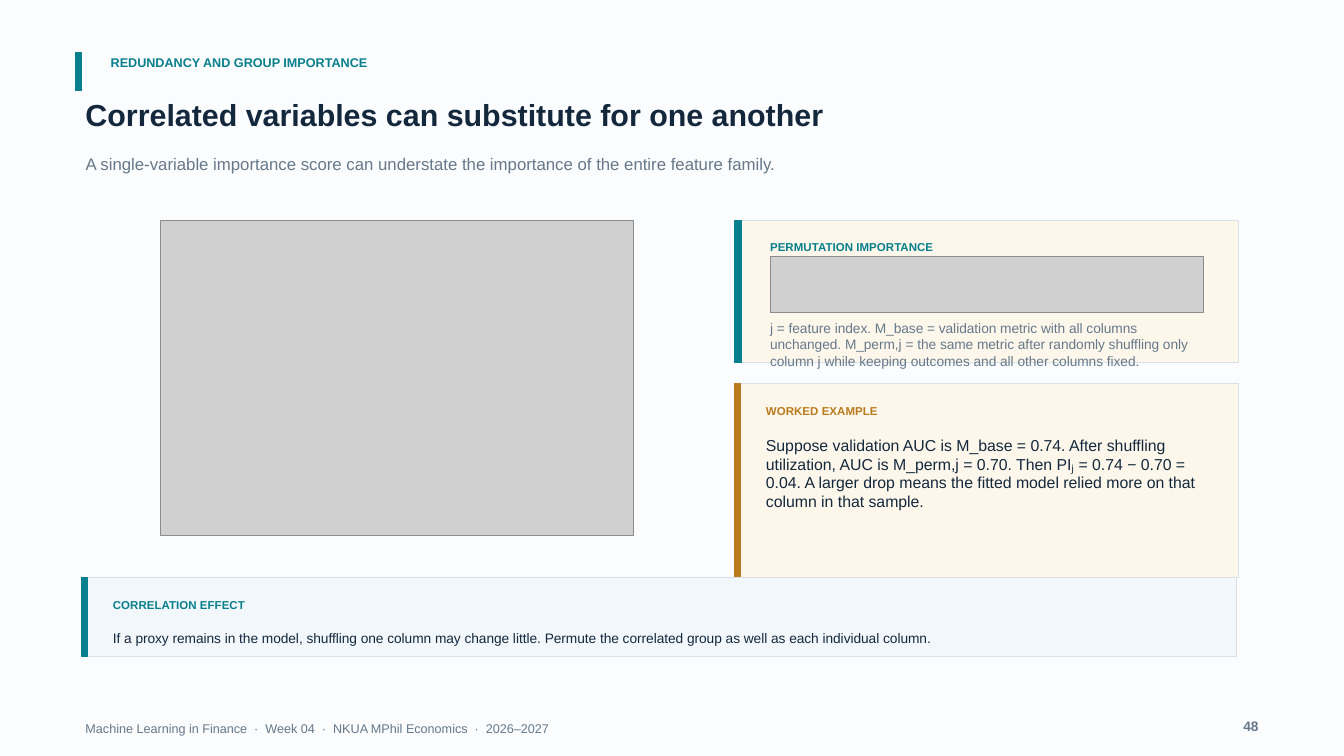
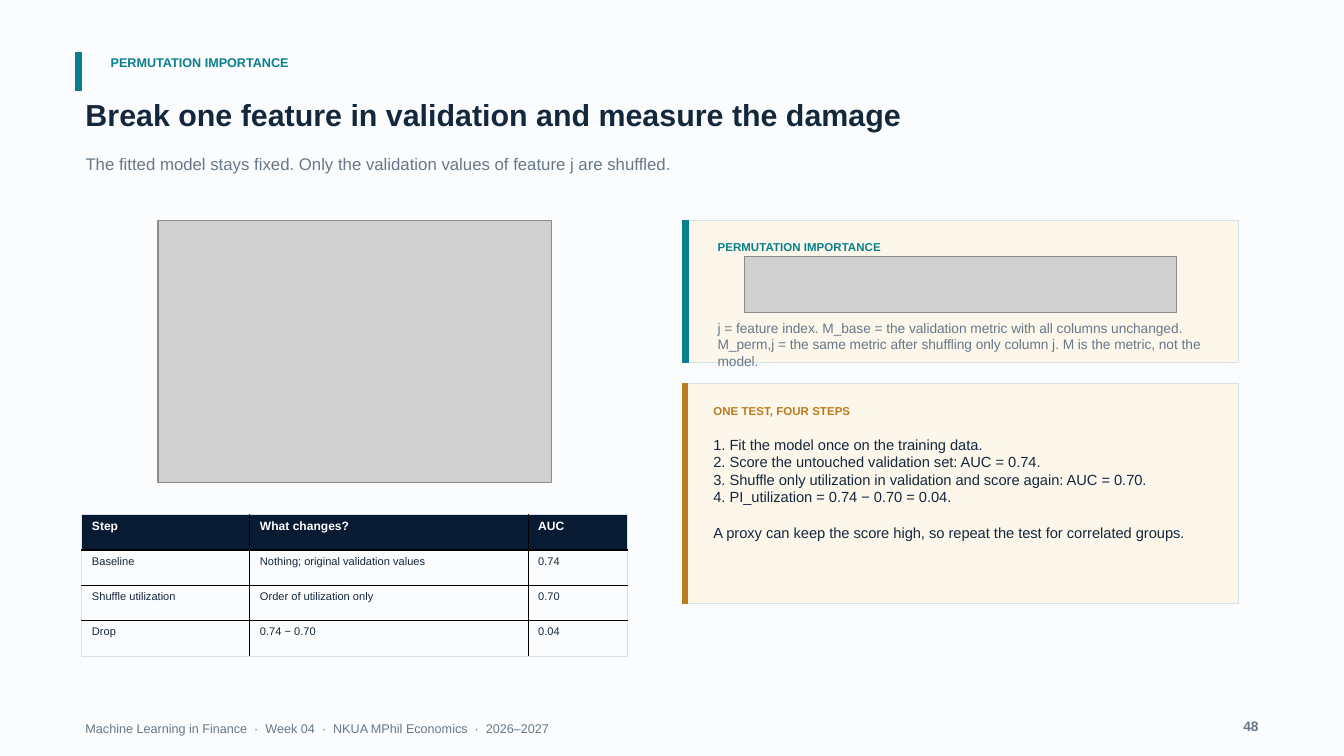
Before and after one commit to fkottas/Teaching-Courses, a slide deck: slide 48 of Machine Learning in Finance/2026-2027/lectures/week-04/slides/Lecture_04_Feature_Engineering_for_Financial_Data_2026-2027.pptx. Drawn at 1344x756 pixels with LibreOffice and Linux fonts; fonts in the diff are those of the drawing; grey boxes stand for pictures. Boxes give left, top, right and bottom in pixels: in the first picture for what was removed or moved away, otherwise in the second. Text is boxed around its words. In the diff, an @@ line names an element or a change of style, - is before the commit and + after.

```diff
--- a/Machine Learning in Finance/2026-2027/lectures/week-04/slides/Lecture_04_Feature_Engineering_for_Financial_Data_2026-2027.pptx
+++ b/Machine Learning in Finance/2026-2027/lectures/week-04/slides/Lecture_04_Feature_Engineering_for_Financial_Data_2026-2027.pptx
@@ text at <box>111,58,289,67</box>: text changed @@
-REDUNDANCY AND GROUP IMPORTANCE
+PERMUTATION IMPORTANCE
@@ text at <box>85,104,901,132</box>: text changed @@
-Correlated variables can substitute for one another
+Break one feature in validation and measure the damage
@@ text at <box>86,158,670,174</box>: text changed @@
-A single-variable importance score can understate the importance of the entire feature family.
+The fitted model stays fixed. Only the validation values of feature j are shuffled.
@@ picture: place and size @@
-picture at <box>160,221,633,535</box>
+picture at <box>158,221,553,483</box>
@@ rectangle: place and size @@
-rectangle at <box>735,221,1239,363</box>
+rectangle at <box>683,221,1239,363</box>
@@ rectangle: place and size @@
-rectangle at <box>735,221,741,363</box>
+rectangle at <box>683,221,689,363</box>
@@ text "PERMUTATION IMPORTANCE": place and size @@
-text "PERMUTATION IMPORTANCE" at <box>770,243,933,251</box>
+text "PERMUTATION IMPORTANCE" at <box>718,243,881,251</box>
@@ picture: place and size @@
-picture at <box>771,256,1204,313</box>
+picture at <box>745,256,1178,313</box>
@@ text at <box>718,322,1201,366</box>: text changed @@
-j = feature index. M_base = validation metric with all columns unchanged. M_perm,j = the same metric after randomly shuffling only column j while keeping outcomes and all other columns fixed.
+j = feature index. M_base = the validation metric with all columns unchanged. M_perm,j = the same metric after shuffling only column j. M is the metric, not the model.
@@ rectangle: place and size @@
-rectangle at <box>735,383,1239,578</box>
+rectangle at <box>683,383,1239,604</box>
@@ rectangle: place and size @@
-rectangle at <box>735,383,740,578</box>
+rectangle at <box>683,383,688,604</box>
@@ text added at <box>713,407,850,417</box>, 8.2 pt, text #B97B1E, bold @@
+ONE TEST, FOUR STEPS
@@ text removed at <box>766,407,878,415</box> @@
-WORKED EXAMPLE
@@ text at <box>713,439,1185,541</box>: text changed; size 11.2 to 10.5 pt @@
-Suppose validation AUC is M_base = 0.74. After shuffling utilization, AUC is M_perm,j = 0.70. Then PIⱼ = 0.74 − 0.70 = 0.04. A larger drop means the fitted model relied more on that column in that sample.
+1. Fit the model once on the training data.
+2. Score the untouched validation set: AUC = 0.74.
+3. Shuffle only utilization in validation and score again: AUC = 0.70.
+4. PI_utilization = 0.74 − 0.70 = 0.04.
+A proxy can keep the score high, so repeat the test for correlated groups.
@@ table added at <box>82,514,628,656</box>, 4 rows, 3 columns @@
+Step | What changes? | AUC
+Baseline | Nothing; original validation values | 0.74
+Shuffle utilization | Order of utilization only | 0.70
+Drop | 0.74 − 0.70 | 0.04
@@ rectangle removed at <box>82,578,1237,656</box> @@
@@ rectangle removed at <box>82,578,87,656</box> @@
@@ text removed at <box>113,601,245,609</box> @@
-CORRELATION EFFECT
@@ text removed at <box>113,633,931,646</box> @@
-If a proxy remains in the model, shuffling one column may change little. Permute the correlated group as well as each individual column.
```
Also in this commit, not shown: 4 other slides changed, 2 slides added, 2 slides removed, 2 other files.
